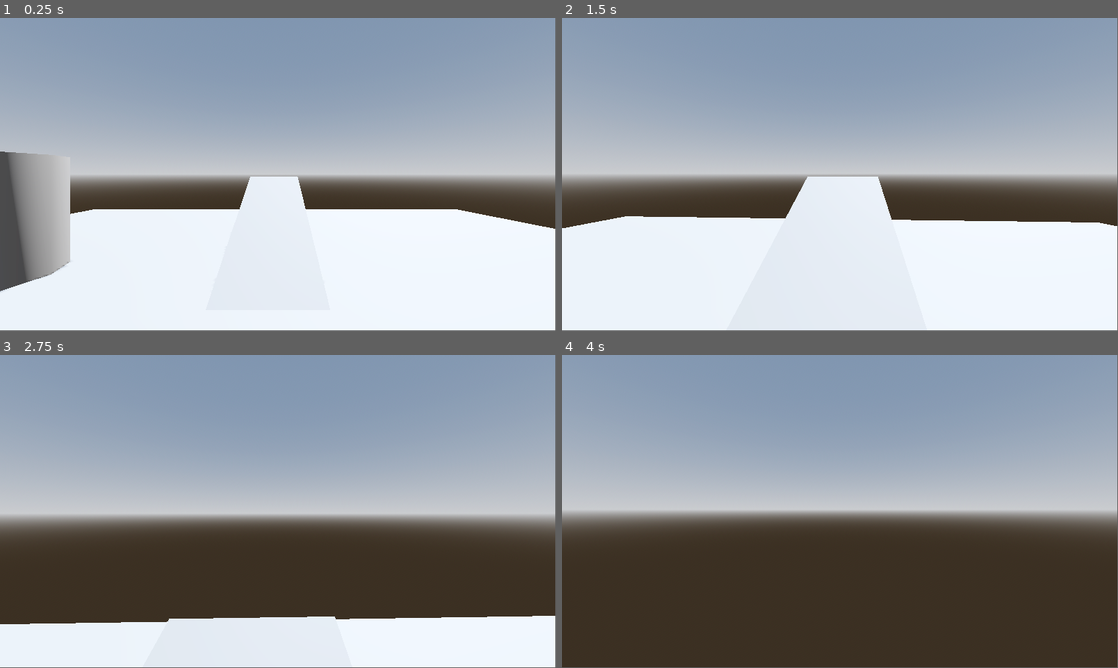
Above: before the commit, frames 1-4 (two rows, left to right).
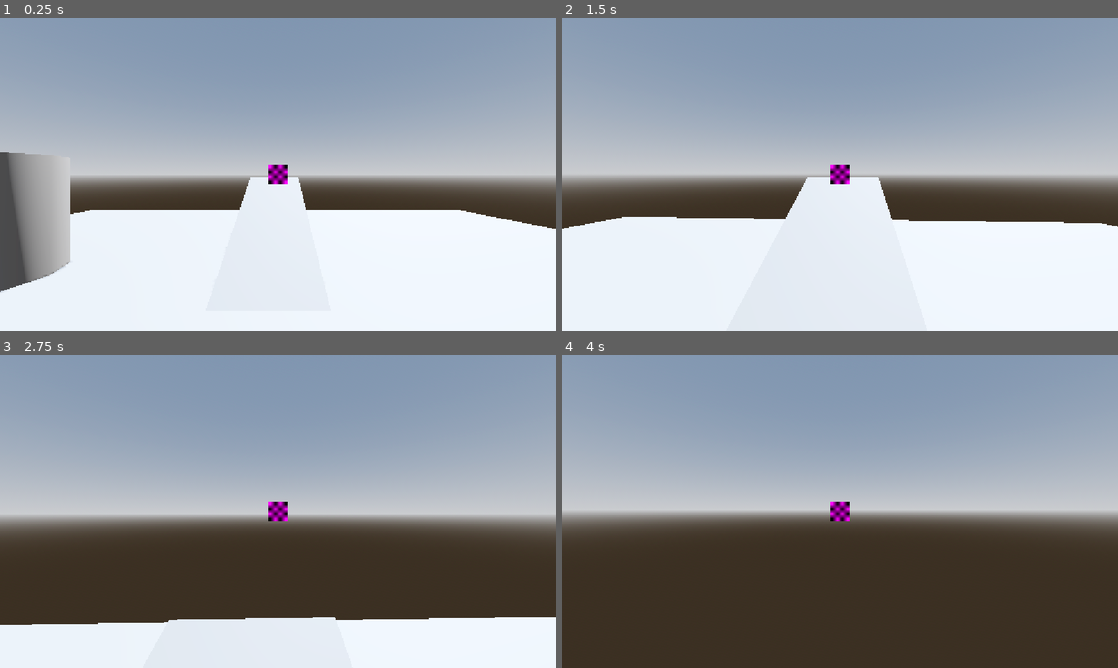
Above: after the commit, the same moments.

Repository: OrchestraNotPlay/Pretense
Game: Godot game, scene res://src/sandbox/sandbox.tscn
Two runs of this game, one before a commit and one after it. Both use one fixed random seed, a clock stepped at 60 frames per second and the inputs below.
Inputs (mouse positions are in pixels of both pictures, inside the frame that each line leads up to):
- Up to frame 1 (0.25 s): no input
- Up to frame 2 (1.5 s): tap Enter at 0.5 s; move the mouse to (867, 171) at 0.52 s; hold W (forward) from 0.53 s (still down); tap E (interact) at 0.6, 1.35 s; move the mouse to (812, 174) at 1.27 s
- Up to frame 3 (2.75 s): keep holding W (forward); move the mouse to (289, 505) at 2.02 s; tap E (interact) at 2.1 s
- Up to frame 4 (4 s): keep holding W (forward); move the mouse to (834, 514) at 2.77 s; tap E (interact) at 2.85, 3.6 s; move the mouse to (878, 514) at 3.52 s
In our replay, the window is 799x449 before the commit and 800x450 after it. These sizes can differ from the game's own. Grey fills any space a smaller window leaves; there, only what the larger window draws over its background counts as a difference.

The runs differ from the first frame. In frame 1, 0.5% of the frame differs, in the area x 0-100%, y 0-88%; in frame 2, 0.5%; in frame 3, 0.6%, in the area x 0-100%, y 0-87%; in frame 4, 0.3%.
Error after the commit: Invalid assignment of property or key 'can_pickup' with value of type 'bool' on a base object of type 'Nil'. (res://src/player/player.gd:26)

Commit message:
feat: HUD: crossfire and pickup hint

Diff:
--- a/project.godot
+++ b/project.godot
@@ -14,6 +14,14 @@
 run/main_scene="uid://2jrri2p51i40"
 config/features=PackedStringArray("4.6", "Forward Plus")
 config/icon="res://icon.svg"
+
+[autoload]
+
+PlayerManager="*uid://fsm5jhas2pt0"
+
+[display]
+
+window/stretch/mode="canvas_items"
 
 [input]
 
--- /dev/null
+++ b/src/HUD/hud.gd
@@ -0,0 +1,15 @@
+extends Control
+
+@onready var label = $Label
+
+# Called when the node enters the scene tree for the first time.
+func _ready() -> void:
+	label.visible = false
+
+
+# Called every frame. 'delta' is the elapsed time since the previous frame.
+func _process(delta: float) -> void:
+	if PlayerManager.can_pickup:
+		label.visible = true
+	else:
+		label.visible = false
--- /dev/null
+++ b/src/HUD/hud.tscn
@@ -0,0 +1,46 @@
+[gd_scene format=3 uid="uid://c6gbq1fs3rih8"]
+
+[ext_resource type="Script" uid="uid://bbtdspm34bblo" path="res://src/HUD/hud.gd" id="1_nw3dr"]
+
+[sub_resource type="PlaceholderTexture2D" id="PlaceholderTexture2D_8uh5n"]
+
+[node name="HUD" type="Control" unique_id=79342868]
+layout_mode = 3
+anchors_preset = 0
+offset_right = 1152.0
+offset_bottom = 648.0
+size_flags_horizontal = 4
+mouse_filter = 1
+script = ExtResource("1_nw3dr")
+
+[node name="TextureRect" type="TextureRect" parent="." unique_id=428875278]
+layout_mode = 1
+anchors_preset = 8
+anchor_left = 0.5
+anchor_top = 0.5
+anchor_right = 0.5
+anchor_bottom = 0.5
+offset_left = -20.0
+offset_top = -20.0
+offset_right = 20.0
+offset_bottom = 20.0
+grow_horizontal = 2
+grow_vertical = 2
+texture = SubResource("PlaceholderTexture2D_8uh5n")
+
+[node name="Label" type="Label" parent="." unique_id=413418663]
+layout_mode = 1
+anchors_preset = 8
+anchor_left = 0.5
+anchor_top = 0.5
+anchor_right = 0.5
+anchor_bottom = 0.5
+offset_left = -20.0
+offset_top = 35.0
+offset_right = 20.0
+offset_bottom = 58.0
+grow_horizontal = 2
+grow_vertical = 2
+text = "E"
+horizontal_alignment = 1
+vertical_alignment = 1
--- /dev/null
+++ b/src/autoload/PlayerManager.gd
@@ -0,0 +1,3 @@
+extends Node
+
+var can_pickup = false
--- a/src/player/player.gd
+++ b/src/player/player.gd
@@ -17,11 +17,13 @@
 
 	if ray.is_colliding():
 		var pickable_item = ray.get_collider()
-		print(pickable_item)
 		if pickable_item is pickable:
+			PlayerManager.can_pickup = true
 			if Input.is_action_just_pressed("interact"):
 				pickable_item.reparent(hand)
 				pickable_item.position = hand.position
+	else:
+		PlayerManager.can_pickup = false
 
 func _physics_process(delta: float) -> void:
 	# Get the input direction and handle the movement/deceleration.
--- a/src/sandbox/sandbox.tscn
+++ b/src/sandbox/sandbox.tscn
@@ -1,7 +1,8 @@
 [gd_scene format=3 uid="uid://2jrri2p51i40"]
 
 [ext_resource type="PackedScene" uid="uid://cc08j7wjdi5as" path="res://src/player/player.tscn" id="1_03ler"]
-[ext_resource type="Script" uid="uid://bvvv3wcdf2wah" path="res://src/sandbox/item.gd" id="2_piqo3"]
+[ext_resource type="Script" uid="uid://tmjrsb3662k6" path="res://src/sandbox/item.gd" id="2_piqo3"]
+[ext_resource type="PackedScene" uid="uid://c6gbq1fs3rih8" path="res://src/HUD/hud.tscn" id="3_rgnnk"]
 
 [sub_resource type="ProceduralSkyMaterial" id="ProceduralSkyMaterial_03ler"]
 sky_horizon_color = Color(0.66224277, 0.6717428, 0.6867428, 1)
@@ -63,3 +64,7 @@
 collision_mask = 3
 radius = 0.08529379
 script = ExtResource("2_piqo3")
+
+[node name="CanvasLayer" type="CanvasLayer" parent="." unique_id=115696191]
+
+[node name="HUD" parent="CanvasLayer" unique_id=79342868 instance=ExtResource("3_rgnnk")]
Not shown: 1 places in src/player/player.tscn that only renumber resources
